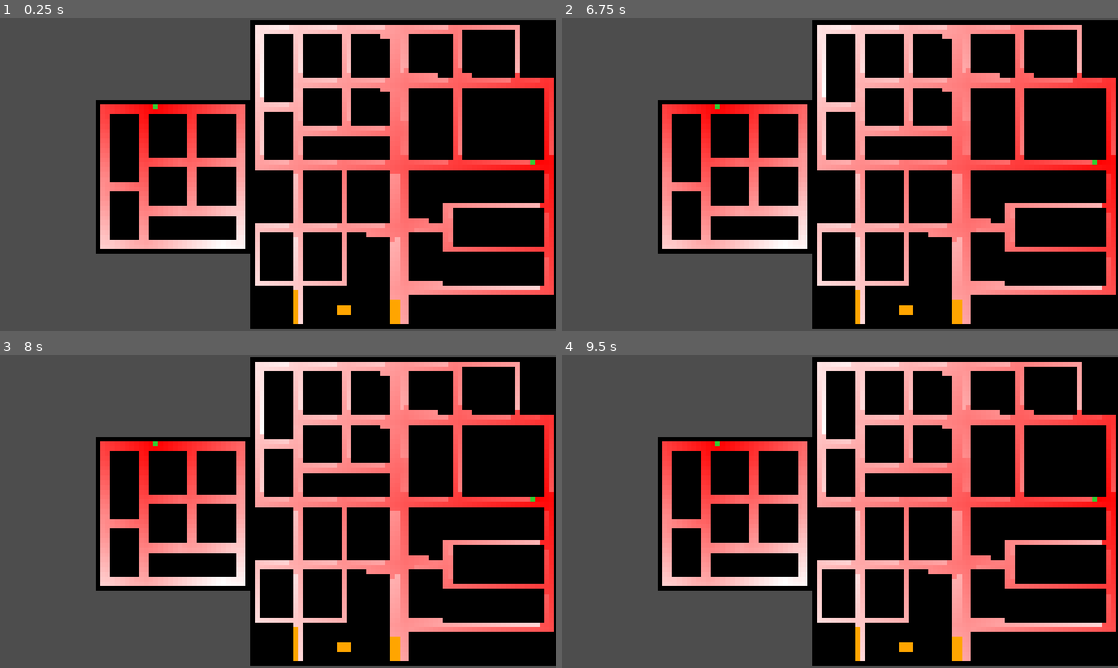
Above: before the commit, frames 1-4 (two rows, left to right).
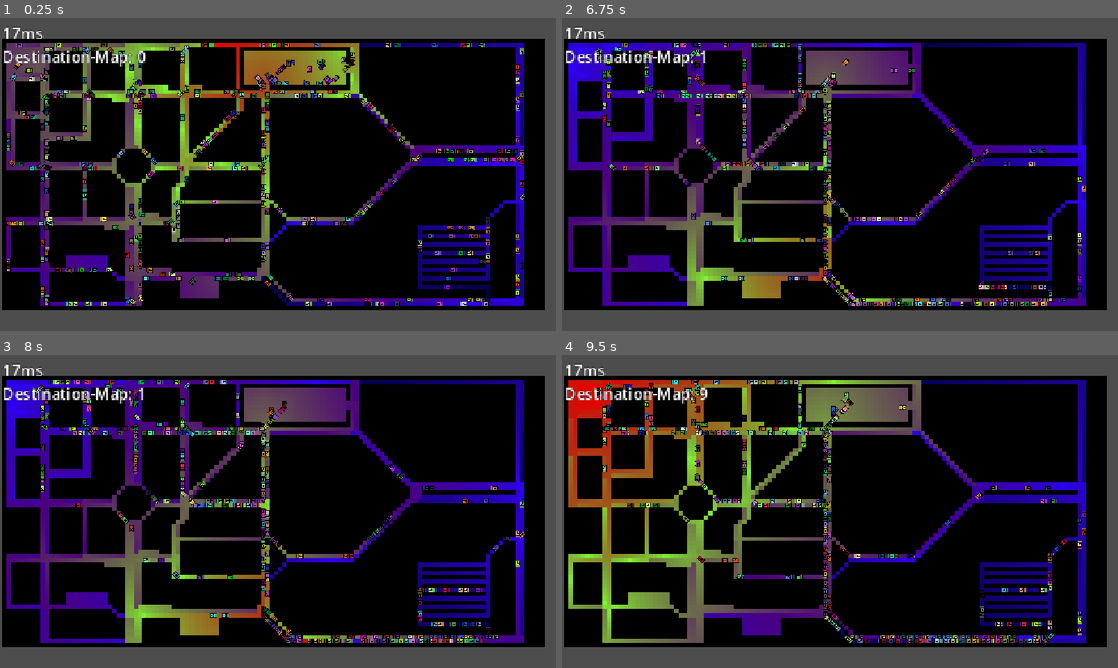
Above: after the commit, the same moments.

Repository: phrooberg/VroomVroomVracing
Game: Godot game, scene res://traffic_system/node_2d.tscn
Same seed, same stepped clock (60 frames per second), same inputs: the game is played once before the commit and once after it. Before the commit the project starts from res://node_2d.tscn.
Inputs (mouse positions are in pixels of both pictures, inside the frame that each line leads up to):
- Up to frame 1 (0.25 s): no input
- Up to frame 2 (6.75 s): tap Enter at 0.5 s; move the mouse to (962, 158) at 0.52 s; hold D 0.53-1.25 s; tap 1 at 0.6 s; click (962, 158) at 0.67 s; drag from (728, 190) to (812, 237) at 1.27 s; move the mouse to (895, 105) at 2.02 s; hold D 2.03-2.75 s; tap 3 at 2.1 s; drag from (812, 237) to (673, 127) at 2.77 s; move the mouse to (1006, 221) at 3.52 s; hold A 3.53-4.25 s; tap C at 3.6 s; drag from (673, 127) to (756, 96) at 4.27 s; move the mouse to (867, 174) at 5.02 s; hold Down (ui_down) 5.03-5.75 s; tap M at 5.1 s; click (867, 174) at 5.17 s; drag from (756, 96) to (728, 190) at 5.77 s; move the mouse to (962, 158) at 6.52 s; hold Up (ui_up) from 6.53 s (still down); hold E from 6.53 s (still down)
- Up to frame 3 (8 s): release Up (ui_up) at 7.25 s; release E at 7.25 s; drag from (166, 527) to (250, 574) at 7.27 s
- Up to frame 4 (9.5 s): move the mouse to (895, 442) at 8.02 s; hold Down (ui_down) 8.03-8.75 s; tap 2 at 8.1 s; drag from (812, 574) to (673, 464) at 8.77 s

The runs differ from the first frame. In frame 1, 59% of the frame differs, in the area x 0-100%, y 0-100%; in frame 2, 60%; in frame 3, 60%; in frame 4, 60%.

Commit message:
basic traffic simulation functional

Diff:
--- a/destmap_traffic.gd
+++ /dev/null
@@ -1,124 +0,0 @@
-extends Sprite2D
-@export var _texture: Texture2D
-
-var x_size = 0
-var y_size = 0
-
-var destmap_array = []
-
-func get_sqr(x: int, y: int) -> float:
-	var idx = (y * x_size) + x
-	return destmap_array[idx]
-
-func get_sqr_v(v : Vector2i) -> float:
-	var idx = (v.y * x_size) + v.x
-	return destmap_array[idx]
-
-func set_sqr(x: int, y: int, val: float):
-	var idx = (y * x_size) + x
-	destmap_array[idx] = val
-
-func set_sqr_v(v : Vector2i, val: float):
-	var idx = (v.y * x_size) + v.x
-	destmap_array[idx] = val
-
-func find_random_destination() -> Vector2i:
-	var dest = Vector2i.ZERO
-	while (true):
-		dest.x = randi() % x_size
-		dest.y = randi() % y_size
-		if(get_sqr(dest.x, dest.y) != -1):
-			break # Break if valid square
-	return dest
-
-var N = Vector2i(0,-1)
-var cN = Color.BLUE
-var S = Vector2i(0,1)
-var cS = Color.YELLOW
-var W = Vector2i(-1,0)
-var cW = Color.GREEN
-var E = Vector2i(1,0)
-var cE = Color.RED
-var cAny = Color.WHITE
-var diagonal_dist = sqrt(2)
-
-func col_to_str(col : Color) ->String:
-	if(col == cN): return "cN(B)"
-	if(col == cS): return "cS(Y)"
-	if(col == cW): return "cW(G)"
-	if(col == cE): return "cE(R)"
-	if(col == cAny): return "cAny(W)"
-	if(col == Color.BLACK): return "BLACK"
-	return str(col)
-
-func is_passable(sqr_col : Color, nbr_col : Color, dir : Vector2i) ->bool:
-	if(sqr_col == cAny || nbr_col == cAny): return true
-	if(dir == N): return (sqr_col == cN && nbr_col == cN)
-	if(dir == S): return (sqr_col == cS && nbr_col == cS)
-	if(dir == W): return (sqr_col == cW && nbr_col == cW)
-	if(dir == E): return (sqr_col == cE && nbr_col == cE)
-	return false
-
-func visit_nbrs(vec : Vector2i, bfs_array : Array, grid : Image) -> void:
-	var c_val = get_sqr_v(vec)
-	var c_col = grid.get_pixelv(vec)
-	var nbr_col = Color.BLACK
-
-	print("->", vec, " C: ", col_to_str(c_col), " v: ", c_val)
-	for dir in [N,S,W,E]:
-		nbr_col = grid.get_pixelv(vec - dir)
-		print("  <", vec-dir, "> P: ", is_passable(c_col, nbr_col, dir)," ", col_to_str(nbr_col), " | v:", get_sqr_v(vec + dir), " > ", c_val + 1.0)
-		if(is_passable(c_col, nbr_col, dir) && get_sqr_v(vec - dir) > c_val + 1.0):
-			set_sqr_v(vec - dir, c_val + 1.0)
-			bfs_array.append(vec - dir)
-
-func construct_destination_map(img : Image) -> void:
-	for y in y_size:
-		for x in x_size:
-			if(img.get_pixel(x, y) == Color.BLACK):
-				destmap_array.append(-1.0) # Impassable square
-			else:
-				destmap_array.append(INF) # Passable square
-	var dest = find_random_destination()
-	set_sqr_v(dest, 0.0)
-	var bfs_array = []
-	var new_bfs_array = []
-	visit_nbrs(dest, bfs_array, img)
-
-	while(bfs_array.size() != 0):
-		print("len: ", bfs_array.size())
-		new_bfs_array.clear()
-		for vec in bfs_array:
-			visit_nbrs(vec, new_bfs_array, img)
-		bfs_array = new_bfs_array.duplicate()
-
-	var largest_value = 0
-	for x in x_size:
-		for y in y_size:
-			if(get_sqr(x,y) > largest_value && get_sqr(x,y) != INF):
-				largest_value = get_sqr(x,y)
-	var sqr_val = 0.0
-	for x in x_size:
-		for y in y_size:
-			sqr_val = get_sqr(x, y)
-			if(sqr_val == -1): img.set_pixel(x,y, Color.BLACK)
-			elif(sqr_val == INF): img.set_pixel(x,y, Color.ORANGE)
-			elif(sqr_val == 0): img.set_pixel(x,y, Color.LIME_GREEN)
-			else:
-				var col = Color.WHITE
-				col.g *= (sqr_val/largest_value)
-				col.b = col.g
-				img.set_pixel(x, y, col)
-
-# Called when the node enters the scene tree for the first time.
-func _ready() -> void:
-	x_size = _texture.get_width()
-	y_size = _texture.get_height()
-
-	var img = _texture.get_image()
-	construct_destination_map(img)
-	self.texture = ImageTexture.create_from_image(img)
-
-# Called every frame. 'delta' is the elapsed time since the previous frame.
-func _process(_delta: float) -> void:
-	pass
--- a/map_generation/map_demo.tscn
+++ b/map_generation/map_demo.tscn
@@ -1,9 +1,9 @@
 [gd_scene format=3]
 
-[ext_resource type="Script" path="res://map_generation/map_demo.gd" id="1_demo"]
-[ext_resource type="Script" path="res://map_generation/map_generator.gd" id="2_map"]
-[ext_resource type="Script" path="res://map_generation/race_generator.gd" id="3_race"]
-[ext_resource type="Texture2D" path="res://grid_traffic_lanes_2.png" id="4_png"]
+[ext_resource type="Script" uid="uid://8r00xgkaxt7u" path="res://map_generation/map_demo.gd" id="1_demo"]
+[ext_resource type="Script" uid="uid://coib7nyyy8scq" path="res://map_generation/map_generator.gd" id="2_map"]
+[ext_resource type="Script" uid="uid://c6cf6tv55ac57" path="res://map_generation/race_generator.gd" id="3_race"]
+[ext_resource type="Texture2D" uid="uid://csyvp1ic7dc7v" path="res://traffic_system/grid_traffic_lanes_2.png" id="4_png"]
 
 [sub_resource type="Environment" id="env"]
 background_mode = 1
--- a/node_2d.tscn
+++ /dev/null
@@ -1,24 +0,0 @@
-[gd_scene format=3 uid="uid://cs7m7lrxxaau5"]
-
-[ext_resource type="Texture2D" uid="uid://do21og2bxitc3" path="res://grid.png" id="2_0e48y"]
-[ext_resource type="Script" uid="uid://dm7o86nwlev32" path="res://destmap.gd" id="2_epypp"]
-[ext_resource type="Script" uid="uid://dim7o3m2th3fv" path="res://destmap_traffic.gd" id="3_0hol4"]
-[ext_resource type="Texture2D" uid="uid://csyvp1ic7dc7v" path="res://grid_traffic_lanes_2.png" id="4_0hol4"]
-
-[node name="Node2D" type="Node2D" unique_id=1384672087]
-
-[node name="Camera2D" type="Camera2D" parent="." unique_id=1560343801]
-
-[node name="Sprite2D" type="Sprite2D" parent="." unique_id=1020242600]
-texture_filter = 1
-position = Vector2(-217.99998, 4.9999995)
-scale = Vector2(10, 10)
-script = ExtResource("2_epypp")
-_texture = ExtResource("2_0e48y")
-
-[node name="Sprite2D2" type="Sprite2D" parent="." unique_id=1731398957]
-texture_filter = 1
-position = Vector2(262, 0)
-scale = Vector2(10, 10)
-script = ExtResource("3_0hol4")
-_texture = ExtResource("4_0hol4")
--- a/project.godot
+++ b/project.godot
@@ -13,12 +13,36 @@
 config/name="RacingGame"
 run/main_scene="uid://cs7m7lrxxaau5"
 config/features=PackedStringArray("4.7", "Forward Plus")
-config/icon="res://icon.svg"
+config/icon="res://traffic_system/icon.svg"
 
 [display]
 
 window/stretch/mode="canvas_items"
 window/stretch/aspect="expand"
+
+[input]
+
+ui_up={
+"deadzone": 0.5,
+"events": [Object(InputEventKey,"resource_local_to_scene":false,"resource_name":"","device":16,"window_id":0,"alt_pressed":false,"shift_pressed":false,"ctrl_pressed":false,"meta_pressed":false,"pressed":false,"keycode":4194320,"physical_keycode":0,"key_label":0,"unicode":0,"location":0,"echo":false,"script":null)
+, Object(InputEventJoypadButton,"resource_local_to_scene":false,"resource_name":"","device":-1,"button_index":11,"pressure":0.0,"pressed":false,"script":null)
+, Object(InputEventJoypadMotion,"resource_local_to_scene":false,"resource_name":"","device":-1,"axis":1,"axis_value":-1.0,"script":null)
+, Object(InputEventKey,"resource_local_to_scene":false,"resource_name":"","device":-1,"window_id":0,"alt_pressed":false,"shift_pressed":false,"ctrl_pressed":false,"meta_pressed":false,"pressed":false,"keycode":0,"physical_keycode":4194320,"key_label":0,"unicode":0,"location":0,"echo":false,"script":null)
+]
+}
+ui_down={
+"deadzone": 0.5,
+"events": [Object(InputEventKey,"resource_local_to_scene":false,"resource_name":"","device":16,"window_id":0,"alt_pressed":false,"shift_pressed":false,"ctrl_pressed":false,"meta_pressed":false,"pressed":false,"keycode":4194322,"physical_keycode":0,"key_label":0,"unicode":0,"location":0,"echo":false,"script":null)
+, Object(InputEventJoypadButton,"resource_local_to_scene":false,"resource_name":"","device":-1,"button_index":12,"pressure":0.0,"pressed":false,"script":null)
+, Object(InputEventJoypadMotion,"resource_local_to_scene":false,"resource_name":"","device":-1,"axis":1,"axis_value":1.0,"script":null)
+, Object(InputEventKey,"resource_local_to_scene":false,"resource_name":"","device":-1,"window_id":0,"alt_pressed":false,"shift_pressed":false,"ctrl_pressed":false,"meta_pressed":false,"pressed":false,"keycode":0,"physical_keycode":4194322,"key_label":0,"unicode":0,"location":0,"echo":false,"script":null)
+]
+}
+reset={
+"deadzone": 0.0,
+"events": [Object(InputEventKey,"resource_local_to_scene":false,"resource_name":"","device":16,"window_id":0,"alt_pressed":false,"shift_pressed":false,"ctrl_pressed":false,"meta_pressed":false,"pressed":false,"keycode":0,"physical_keycode":32,"key_label":0,"unicode":0,"location":0,"echo":false,"script":null)
+]
+}
 
 [physics]
 
--- /dev/null
+++ b/traffic_system/destmap_traffic.gd
@@ -0,0 +1,252 @@
+extends Sprite2D
+@export var info_txt_box : Label
+@export var base_texture: Texture2D
+@export var test_car_tscn : Resource
+@export var N_test_cars : int
+@export var followed_car : int = -1
+var viewed_map : int = 0
+
+var x_size = 0
+var y_size = 0
+
+# Contains distances to destinations Array(Array(float))
+var destination_maps : Array = []
+@export var N_maps : int
+# Contains lane directions Array(Vector2)
+var direction_map = []
+
+func get_dst(x: int, y: int, destmap_ID : int) -> float:
+	var idx = (y * x_size) + x
+	return destination_maps[destmap_ID][idx]
+
+func get_dst_v(v : Vector2i, destmap_ID : int) -> float:
+	var idx = (v.y * x_size) + v.x
+	return destination_maps[destmap_ID][idx]
+
+func set_dst(x: int, y: int, val: float, destmap_ID : int):
+	var idx = (y * x_size) + x
+	destination_maps[destmap_ID][idx] = val
+
+func set_dst_v(v : Vector2i, val: float, destmap_ID : int):
+	var idx = (v.y * x_size) + v.x
+	destination_maps[destmap_ID][idx] = val
+
+func get_dir(x: int, y: int) -> Vector2:
+	var idx = (y * x_size) + x
+	return direction_map[idx]
+
+func get_dir_v(v : Vector2i) -> Vector2:
+	var idx = (v.y * x_size) + v.x
+	return direction_map[idx]
+
+func set_dir(x: int, y: int, val: float):
+	var idx = (y * x_size) + x
+	direction_map[idx] = val
+
+func set_dir_v(v : Vector2i, val: float):
+	var idx = (v.y * x_size) + v.x
+	direction_map[idx] = val
+
+func vec_NAN(vec : Vector2) -> bool:
+	return (is_nan(vec.x) || is_nan(vec.y))
+
+func find_random_destination() -> Vector2i:
+	var dest = Vector2i.ZERO
+	while (true):
+		dest.x = randi() % x_size
+		dest.y = randi() % y_size
+		if(!vec_NAN(get_dir(dest.x, dest.y))):
+			break # Break if valid square
+	return dest
+
+var N = Vector2i(0,-1)
+var cN = Color.BLUE
+var S = Vector2i(0,1)
+var cS = Color.YELLOW
+var W = Vector2i(-1,0)
+var cW = Color.GREEN
+var E = Vector2i(1,0)
+var cE = Color.RED
+
+var cNE = Color.from_rgba8(255,0,128,255)
+var NE = N+E
+var cNW = Color.from_rgba8(0,255,128,255)
+var NW = N+W
+var cSE = Color.from_rgba8(128,0,255,255)
+var SE = S+E
+var cSW = Color.from_rgba8(255,128,0,255)
+var SW = S+W
+
+var cAny = Color.WHITE
+
+func are_directions_compatible(dir_A : Vector2, dir_B : Vector2) ->bool:
+	var angle_AB = dir_A.angle_to(dir_B)
+	return (abs(angle_AB) < 1.0) # approx. +/- 45 degrees
+
+
+func col_to_str(col : Color) ->String:
+	if(col == cN): return "cN(B)"
+	if(col == cS): return "cS(Y)"
+	if(col == cW): return "cW(G)"
+	if(col == cE): return "cE(R)"
+	if(col == cNE): return "cNE(P)"
+	if(col == cNW): return "cNW(C)"
+	if(col == cSE): return "cSE(M)"
+	if(col == cSW): return "cSW(O)"
+	if(col == cAny): return "cAny(W)"
+	if(col == Color.BLACK): return "BLACK"
+	return str(col)
+
+func col_to_vec(col : Color) ->Vector2:
+	if(col == cN): return Vector2(N)
+	if(col == cS): return Vector2(S)
+	if(col == cW): return Vector2(W)
+	if(col == cE): return Vector2(E)
+	if(col == cNE): return Vector2(NE)
+	if(col == cNW): return Vector2(NW)
+	if(col == cSE): return Vector2(SE)
+	if(col == cSW): return Vector2(SW)
+	if(col == Color.BLACK): return Vector2(NAN,NAN)
+	if(col == cAny): return Vector2(0,0)
+	else: push_error("Unknown color: ", col, " could not be converted to vector")
+	return Vector2(NAN,NAN)
+
+func is_passable_v(sqr_dir : Vector2, nbr_dir : Vector2, dir : Vector2) ->bool:
+	if(vec_NAN(sqr_dir) || vec_NAN(nbr_dir)): return false
+	return are_directions_compatible(sqr_dir, nbr_dir) && are_directions_compatible(sqr_dir, dir) && are_directions_compatible(dir, nbr_dir)
+
+func within_bounds(pos : Vector2i) -> bool:
+	return pos.x >= 0 && pos.x < x_size && pos.y >= 0 && pos.y < y_size
+
+func visit_nbrs(pos : Vector2i, bfs_array : Array, destmap_ID : int) -> void:
+	var c_val = get_dst_v(pos, destmap_ID) # Distance
+	var c_dir = get_dir_v(pos) # Current lane direction
+	var nbr_dir = Vector2(NAN, NAN)
+	var nbr_val = INF
+
+	#print("->", vec, " C: ", col_to_str(c_col), " v: ", c_val)
+	for dir in [N,S,W,E,NE,NW,SE,SW]:
+		if (!within_bounds(pos - dir)): continue
+
+		nbr_dir = get_dir_v(pos - dir)
+		nbr_val = get_dst_v(pos - dir, destmap_ID)
+		#print("  <", vec-dir, "> P: ", is_passable(c_col, nbr_col, dir)," ", col_to_str(nbr_col), " | v:", get_sqr_v(vec + dir), " > ", c_val + 1.0)
+		if(is_passable_v(c_dir, nbr_dir, dir) && nbr_val > c_val + dir.length()):
+			set_dst_v(pos - dir, c_val + dir.length(), destmap_ID)
+			bfs_array.append(pos - dir)
+
+func construct_destination_maps() -> void:
+	destination_maps.resize(N_maps)
+	destination_maps.fill([]) # All destination-maps start from this template
+	var dir_img = texture.get_image()
+
+	var initial_destmap_setup : Array = []
+	for y in y_size:
+		for x in x_size:
+			direction_map.append(col_to_vec(dir_img.get_pixel(x, y)))
+			if(dir_img.get_pixel(x, y) == Color.BLACK):
+				initial_destmap_setup.append(-1.0) # Impassable square
+			else:
+				initial_destmap_setup.append(INF) # Passable square
+
+
+	for destmap_ID in range(0, N_maps):
+		destination_maps[destmap_ID] = initial_destmap_setup.duplicate()
+		var dest = find_random_destination()
+		set_dst_v(dest, 0.0, destmap_ID)
+		var bfs_array = []
+		var new_bfs_array = []
+		visit_nbrs(dest, bfs_array, destmap_ID)
+
+		while(bfs_array.size() != 0):
+			new_bfs_array.clear()
+			for vec in bfs_array:
+				visit_nbrs(vec, new_bfs_array, destmap_ID)
+			bfs_array = new_bfs_array.duplicate()
+
+func draw_destination_map(destmap_ID : int) ->void:
+	var destmap_img = Image.create(x_size, y_size, false, Image.FORMAT_RGBA8)
+	var largest_value = 0
+	for x in x_size:
+		for y in y_size:
+			if(get_dst(x,y, destmap_ID) > largest_value && get_dst(x,y, destmap_ID) != INF):
+				largest_value = get_dst(x,y, destmap_ID)
+	var sqr_val = 0.0
+	for x in x_size:
+		for y in y_size:
+			sqr_val = get_dst(x, y, destmap_ID)
+			if(sqr_val == -1): destmap_img.set_pixel(x,y, Color.BLACK)
+			elif(sqr_val == INF): destmap_img.set_pixel(x,y, Color.ORANGE)
+			elif(sqr_val == 0): destmap_img.set_pixel(x,y, Color.LIME_GREEN)
+			else:
+				var col : Color = Color(0.4, 0.4, 0.4, 1.0)
+				col.r = 1.0-pow(sqr_val/largest_value, 0.5)
+				col.g = 1.0-pow(abs((sqr_val-(largest_value/4))/(largest_value/4)), 0.5)
+				col.b = 1.0-pow(abs((sqr_val-(largest_value/1.5))/(largest_value/1.5)), 0.5)
+				destmap_img.set_pixel(x, y, col)
+	self.texture = ImageTexture.create_from_image(destmap_img)
+
+
+func find_next_sqr(car : Node2D) -> Vector2:
+	var agent_sqr = Vector2i(floor(car.position.x), floor(car.position.y))
+	var agent_lane_dir = get_dir_v(agent_sqr)
+	var nbr_val : float = INF
+	var nbr_lane_dir = Vector2(NAN, NAN)
+	var lowest_val : float = INF
+	var candidate_sqr : Vector2i = agent_sqr
+	for dir in [N, S, W, E, NE, NW, SE, SW]:
+		nbr_val = get_dst_v(agent_sqr + dir, car.destmap_ID)
+		nbr_lane_dir = get_dir_v(agent_sqr + dir)
+		if (nbr_val < lowest_val && nbr_val != -1 && is_passable_v(agent_lane_dir, nbr_lane_dir, dir)):
+			lowest_val = nbr_val
+			candidate_sqr = agent_sqr + dir
+
+	if (lowest_val == 0.0):
+		car.destmap_ID = randi_range(0, N_maps-1)
+		if(car.follow_this_car):
+			viewed_map = car.destmap_ID
+			draw_destination_map(viewed_map)
+	if (lowest_val == INF):
+		printerr("WARNING: ", car.name, " -> destination: ", car.destmap_ID, " cannot find a valid route.")
+		car.destmap_ID = randi_range(0, N_maps-1)
+
+	return Vector2(candidate_sqr.x + 0.5, candidate_sqr.y + 0.5)
+
+# Called when the node enters the scene tree for the first time.
+func _ready() -> void:
+	x_size = base_texture.get_width()
+	y_size = base_texture.get_height()
+
+	self.position = Vector2(x_size/2.0, y_size/2.0)
+
+	construct_destination_maps()
+	draw_destination_map(viewed_map)
+
+	print(get_dst(1,1, 0))
+	print(get_dst(1,1, 1))
+	print(get_dst(1,1, 2))
+	print(get_dst(1,1, 3))
+
+	for n in range(0, N_test_cars):
+		var car : Node2D = test_car_tscn.instantiate()
+		car.position = find_random_destination()
+		car.destmap_ID = randi_range(0, N_maps-1)
+		car.traffic_system = self
+		car.name = str("Car(", n, ")")
+		if(n == followed_car): car.follow_this_car = true
+
+		add_sibling.call_deferred(car)
+
+# Called every frame. 'delta' is the elapsed time since the previous frame.
+func _process(delta: float) -> void:
+	info_txt_box.text = str(roundi(delta*1000), "ms\nDestination-Map: ", viewed_map)
+
+func _input(event):
+	if(event.is_action_pressed("ui_up") && viewed_map < N_maps-1):
+		viewed_map += 1
+		draw_destination_map(viewed_map)
+		print("Showing destination-map: ", viewed_map)
+	if(event.is_action_pressed("ui_down") && viewed_map > 0):
+		viewed_map -= 1
+		draw_destination_map(viewed_map)
+		print("Showing destination-map: ", viewed_map)
--- /dev/null
+++ b/traffic_system/node_2d.tscn
@@ -0,0 +1,41 @@
+[gd_scene format=3 uid="uid://cs7m7lrxxaau5"]
+
+[ext_resource type="Texture2D" uid="uid://csyvp1ic7dc7v" path="res://traffic_system/grid_traffic_lanes_2.png" id="1_rj586"]
+[ext_resource type="Script" uid="uid://dim7o3m2th3fv" path="res://traffic_system/destmap_traffic.gd" id="3_0hol4"]
+[ext_resource type="PackedScene" uid="uid://c7mbacrddhscq" path="res://traffic_system/test_car.tscn" id="3_epypp"]
+
+[sub_resource type="LabelSettings" id="LabelSettings_di4bf"]
+line_spacing = 1.0
+outline_size = 2
+outline_color = Color(0, 0, 0, 1)
+
+[node name="Node2D" type="Node2D" unique_id=1384672087]
+
+[node name="Traffic System" type="Sprite2D" parent="." unique_id=1731398957 node_paths=PackedStringArray("info_txt_box")]
+texture_filter = 1
+position = Vector2(64, 32)
+texture = ExtResource("1_rj586")
+script = ExtResource("3_0hol4")
+info_txt_box = NodePath("../Camera2D/Label")
+base_texture = ExtResource("1_rj586")
+test_car_tscn = ExtResource("3_epypp")
+N_test_cars = 400
+followed_car = 0
+N_maps = 10
+
+[node name="Camera2D" type="Camera2D" parent="." unique_id=1560343801]
+position = Vector2(65, 32)
+zoom = Vector2(8.795, 8.795)
+
+[node name="Label" type="Label" parent="Camera2D" unique_id=81537534]
+texture_filter = 1
+offset_left = -65.0
+offset_top = -36.0
+offset_right = 21.0
+offset_bottom = 11.0
+scale = Vector2(0.23, 0.23)
+offset_transform_position = Vector2(-37.66, -21.285)
+offset_transform_scale = Vector2(0.135, 0.135)
+text = "delta ms
+destmap: 0"
+label_settings = SubResource("LabelSettings_di4bf")
--- /dev/null
+++ b/traffic_system/test_car.tscn
@@ -0,0 +1,12 @@
+[gd_scene format=3 uid="uid://c7mbacrddhscq"]
+
+[ext_resource type="Texture2D" uid="uid://g8jnwbt6hatq" path="res://traffic_system/Car.png" id="1_fapjt"]
+[ext_resource type="Script" uid="uid://jsm7g6mx1ok8" path="res://traffic_system/traffic_agent.gd" id="2_htqmb"]
+
+[node name="TestCar" type="Sprite2D" unique_id=355328829 node_paths=PackedStringArray("traffic_system")]
+modulate = Color(2.887845e-06, 0.5788944, 0.742179, 1)
+texture_filter = 1
+scale = Vector2(0.064, 0.064)
+texture = ExtResource("1_fapjt")
+script = ExtResource("2_htqmb")
+traffic_system = NodePath("")
--- /dev/null
+++ b/traffic_system/traffic_agent.gd
@@ -0,0 +1,28 @@
+extends Node2D
+
+@export var traffic_system : Node
+var destmap_ID = 0
+var local_dest : Vector2 = Vector2.ZERO
+var speed : float = 8.0 + 12.0*randf()
+var debug : bool = false
+var follow_this_car : bool = false
+# Called when the node enters the scene tree for the first time.
+func _ready() -> void:
+	self.modulate = Color(randf(), randf(), randf(), 1.0)
+	local_dest = traffic_system.find_next_sqr(self)
+
+
+# Called every frame. 'delta' is the elapsed time since the previous frame.
+func _process(delta: float) -> void:
+
+	var distance = local_dest.distance_to(self.position)
+	var travel_dir : Vector2 = (self.position - local_dest)
+	travel_dir = travel_dir.normalized()
+
+	if(debug): print("Pos: ", self.position, "Dest: ", local_dest, "Dist: ", distance)
+
+	self.position -= travel_dir * delta * speed
+	self.look_at(local_dest)
+
+	if(distance < 0.25):
+		local_dest = traffic_system.find_next_sqr(self)
Binary file removed: grid_traffic_lanes_2.png
Binary file added: traffic_system/Car.png
Not shown, added: traffic_system/Car.png.import
Binary file added: traffic_system/Roundabout.png
Not shown, changed: traffic_system/Roundabout.png.import
Renamed: destmap.gd -> traffic_system/destmap.gd
Renamed: destmap.gd.uid -> traffic_system/destmap.gd.uid
Renamed: destmap_traffic.gd.uid -> traffic_system/destmap_traffic.gd.uid
Renamed: grid.png -> traffic_system/grid.png
Not shown, changed: traffic_system/grid.png.import
Renamed: grid_traffic_lanes.png -> traffic_system/grid_traffic_lanes.png
Not shown, changed: traffic_system/grid_traffic_lanes.png.import
(and 7 more such lines)
